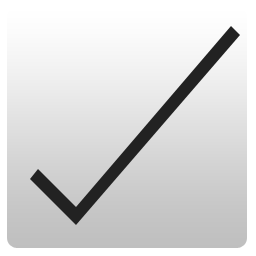
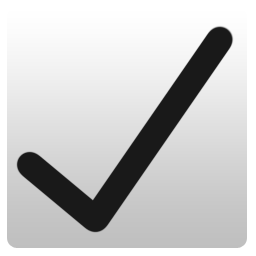
Two versions of the same layered image (256x256). Layer-by-layer changes:
removed layer "Layer 1" over [30, 26, 240, 225]
added layer "Layer 2" above "Shape 1" over [16, 25, 234, 233]
